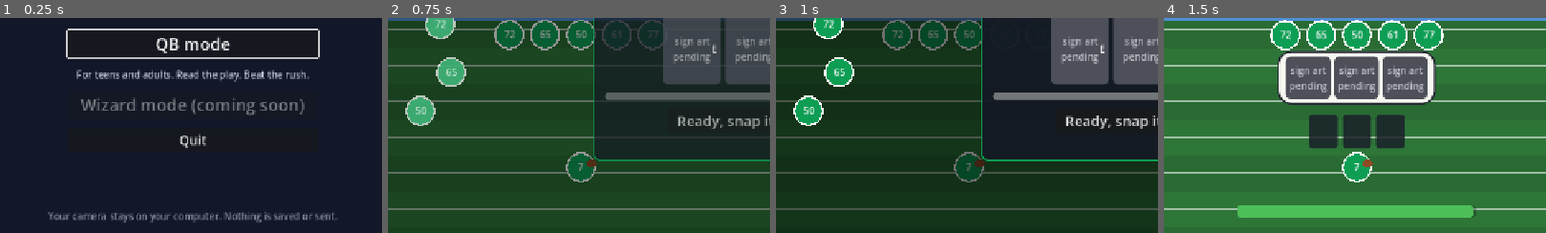
Above: before the commit, frames 1-4 (left to right).
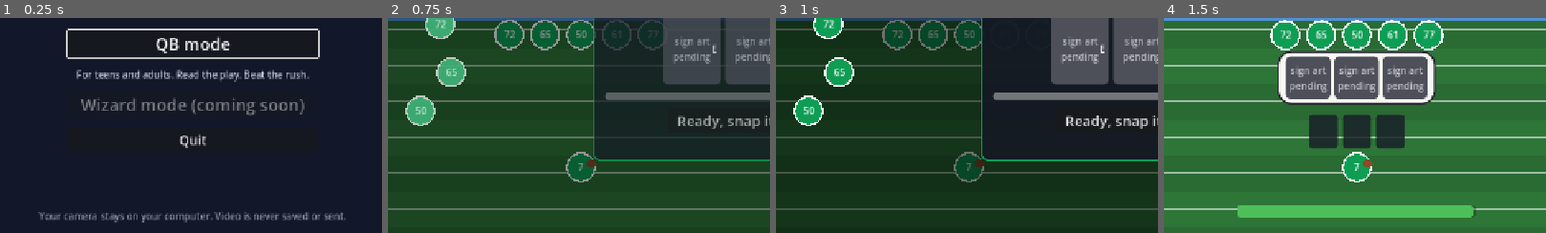
Above: after the commit, the same moments.

Repository: malgmash/signcaster
Game: Godot game, scene res://skins/menu/main_menu.tscn
Two runs of this game, one before a commit and one after it. Both use one fixed random seed, a clock stepped at 60 frames per second and the inputs below.
Inputs:
- Up to frame 1 (0.25 s): no input
- Up to frame 2 (0.75 s): click "QB mode" at 0.5 s
- Up to frame 3 (1 s): no input
- Up to frame 4 (1.5 s): click "Ready, snap it! (Space)" at 1.25 s
The pictures show only the part of the screen within x 25-75%, y 50-100%; the shares and areas given below are measured in that part.

The runs differ from the first frame. In frame 1, 1.4% of the frame differs, in the area x 10-91%, y 90-96%; in frame 2, nothing differs; in frame 3, nothing differs; in frame 4, nothing differs.

Commit message:
fix(qb): freeze skin animations and hide the bubble while paused
Review fixes for M3:
- The study bar and the bubble fade pause with the engine, and the
  bubble hides during a timeout, so a pause is never extra study time.
- The menu privacy line is about video only, so it stays true once
  progress is saved in M10.
- Only a left click skips the celebration.
- Slots and bubble cards are removed before they are freed (no
  one-frame double row).
- Team colors live in one qb_palette.gd.

Co-Authored-By: Claude Opus 5.5 <noreply@anthropic.com>

Diff:
--- a/game/skins/menu/main_menu.tscn
+++ b/game/skins/menu/main_menu.tscn
@@ -93,5 +93,5 @@
 grow_vertical = 0
 theme_override_colors/font_color = Color(0.55, 0.58, 0.65, 1)
 theme_override_font_sizes/font_size = 16
-text = "Your camera stays on your computer. Nothing is saved or sent."
+text = "Your camera stays on your computer. Video is never saved or sent."
 horizontal_alignment = 1
--- a/game/skins/qb/qb_main.gd
+++ b/game/skins/qb/qb_main.gd
@@ -78,7 +78,10 @@
 
 func _unhandled_input(event: InputEvent) -> void:
 	var mouse: InputEventMouseButton = event as InputEventMouseButton
-	if mouse != null and mouse.pressed and _auto_next_pending:
+	var left_click: bool = (
+		mouse != null and mouse.pressed and mouse.button_index == MOUSE_BUTTON_LEFT
+	)
+	if left_click and _auto_next_pending:
 		_auto_next()
 		return
 	var key: InputEventKey = event as InputEventKey
@@ -253,3 +256,5 @@
 func _on_paused_changed(paused: bool) -> void:
 	_paused = paused
 	_pause_overlay.visible = paused
+	_huddle.set_paused(paused)
+	_bubble.set_paused(paused)
--- a/game/skins/qb/scripts/huddle_view.gd
+++ b/game/skins/qb/scripts/huddle_view.gd
@@ -8,14 +8,13 @@
 
 const PlayCall = preload("res://skins/qb/scripts/play_call.gd")
 const PlayerToken = preload("res://skins/qb/scripts/player_token.gd")
+const QbPalette = preload("res://skins/qb/scripts/qb_palette.gd")
 const SignCardScene: PackedScene = preload("res://ui/sign_card.tscn")
 
 const RING_PLAYERS: int = 7
 const RING_RADIUS: float = 95.0
 ## The first number is the QB, at the top of the ring.
 const RING_NUMBERS: Array[int] = [7, 72, 65, 50, 61, 77, 88]
-const RING_COLOR: Color = Color(0.05, 0.62, 0.33)
-const RING_TRIM: Color = Color(0.97, 0.97, 0.97)
 const FADE_IN_SECONDS: float = 0.25
 
 var _study_tween: Tween = null
@@ -31,8 +30,8 @@
 	%ReadyButton.pressed.connect(ready_pressed.emit)
 	for i: int in range(RING_PLAYERS):
 		var token: Node2D = PlayerToken.new()
-		token.jersey_color = RING_COLOR
-		token.trim_color = RING_TRIM
+		token.jersey_color = QbPalette.OFFENSE_COLOR
+		token.trim_color = QbPalette.OFFENSE_TRIM
 		token.number = RING_NUMBERS[i]
 		token.position = Vector2.from_angle(TAU * i / RING_PLAYERS - PI / 2.0) * RING_RADIUS
 		_ring.add_child(token)
@@ -54,6 +53,16 @@
 	create_tween().tween_property(self, "modulate:a", 1.0, FADE_IN_SECONDS)
 
 
+## Freezes or resumes the study bar, so it stays in step with the engine's study timer.
+func set_paused(paused: bool) -> void:
+	if _study_tween == null or not _study_tween.is_valid():
+		return
+	if paused:
+		_study_tween.pause()
+	else:
+		_study_tween.play()
+
+
 ## Hides the huddle.
 func hide_view() -> void:
 	_stop_study_bar()
--- a/game/skins/qb/scripts/qb_field.gd
+++ b/game/skins/qb/scripts/qb_field.gd
@@ -5,6 +5,7 @@
 ## Rush progress goes from 0.0 (snap) to 1.0 (time is up, the defense reaches the QB).
 
 const PlayerToken = preload("res://skins/qb/scripts/player_token.gd")
+const QbPalette = preload("res://skins/qb/scripts/qb_palette.gd")
 
 const FIELD_SIZE: Vector2 = Vector2(1280, 720)
 const END_ZONE_BOTTOM: float = 110.0
@@ -21,11 +22,10 @@
 const LINE_COLOR: Color = Color(1, 1, 1, 0.55)
 const SCRIMMAGE_COLOR: Color = Color(0.35, 0.6, 1.0, 0.8)
 
-# Our team (invented): green with white trim. The defense (invented): blue with silver trim.
-const OFFENSE_COLOR: Color = Color(0.05, 0.62, 0.33)
-const OFFENSE_TRIM: Color = Color(0.97, 0.97, 0.97)
-const DEFENSE_COLOR: Color = Color(0.18, 0.38, 0.72)
-const DEFENSE_TRIM: Color = Color(0.78, 0.8, 0.85)
+const OFFENSE_COLOR: Color = QbPalette.OFFENSE_COLOR
+const OFFENSE_TRIM: Color = QbPalette.OFFENSE_TRIM
+const DEFENSE_COLOR: Color = QbPalette.DEFENSE_COLOR
+const DEFENSE_TRIM: Color = QbPalette.DEFENSE_TRIM
 
 const QB_SPOT: Vector2 = Vector2(640, 610)
 const QB_NUMBER: int = 7
--- /dev/null
+++ b/game/skins/qb/scripts/qb_palette.gd
@@ -0,0 +1,9 @@
+extends RefCounted
+## The QB skin's team colors, in one place. Our league is made up: no real team names or logos.
+
+## Our team: green with white trim.
+const OFFENSE_COLOR: Color = Color(0.05, 0.62, 0.33)
+const OFFENSE_TRIM: Color = Color(0.97, 0.97, 0.97)
+## The defense: blue with silver trim.
+const DEFENSE_COLOR: Color = Color(0.18, 0.38, 0.72)
+const DEFENSE_TRIM: Color = Color(0.78, 0.8, 0.85)
--- a/game/ui/letter_slots.gd
+++ b/game/ui/letter_slots.gd
@@ -24,7 +24,9 @@
 
 ## Builds [param length] empty slots.
 func setup(length: int) -> void:
+	# Remove first, so old slots never sit next to new ones for a frame.
 	for child: Node in get_children():
+		remove_child(child)
 		child.queue_free()
 	_slots.clear()
 	for _i: int in range(length):
--- a/game/ui/memory_bubble.gd
+++ b/game/ui/memory_bubble.gd
@@ -18,6 +18,8 @@
 @export var card_size: Vector2 = Vector2(56, 70)
 
 var _tween: Tween = null
+# True between show_* and hide_bubble(), so un-pausing only brings back a bubble that was up.
+var _shown: bool = false
 
 @onready var _word: Label = $Content/Word
 @onready var _signs: HBoxContainer = $Content/Signs
@@ -62,12 +64,24 @@
 ## Hides the bubble right away.
 func hide_bubble() -> void:
 	_stop_tween()
+	_shown = false
 	visible = false
+
+
+## While paused the bubble is hidden and its fade stops, so a pause is never extra study time.
+func set_paused(paused: bool) -> void:
+	if _tween != null and _tween.is_valid():
+		if paused:
+			_tween.pause()
+		else:
+			_tween.play()
+	visible = _shown and not paused
 
 
 func _appear() -> void:
 	_stop_tween()
 	modulate.a = 1.0
+	_shown = true
 	visible = true
 
 
@@ -79,4 +93,5 @@
 
 func _clear_signs() -> void:
 	for card: Node in _signs.get_children():
+		_signs.remove_child(card)
 		card.queue_free()
Not shown, added: game/skins/qb/scripts/qb_palette.gd.uid
